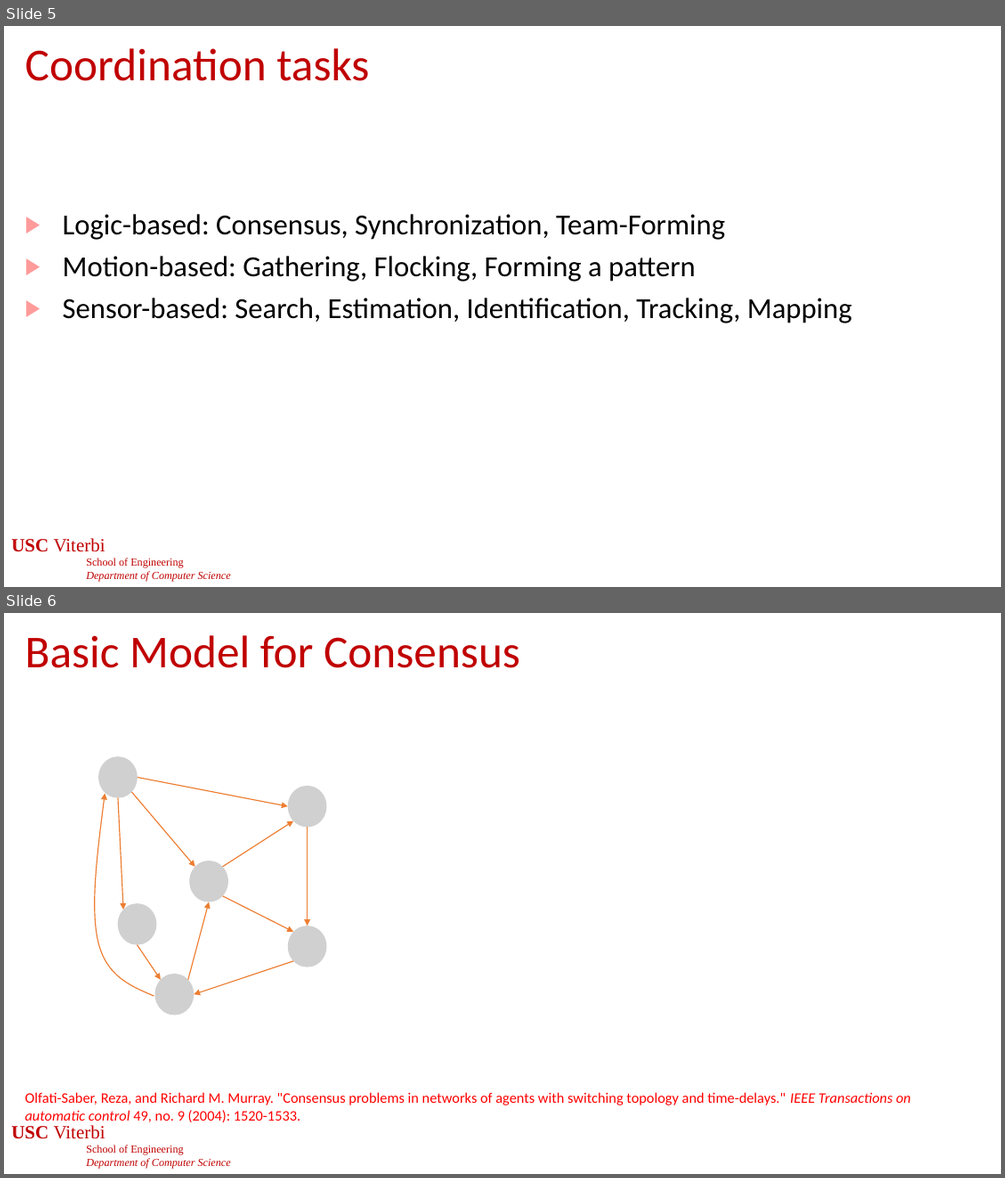
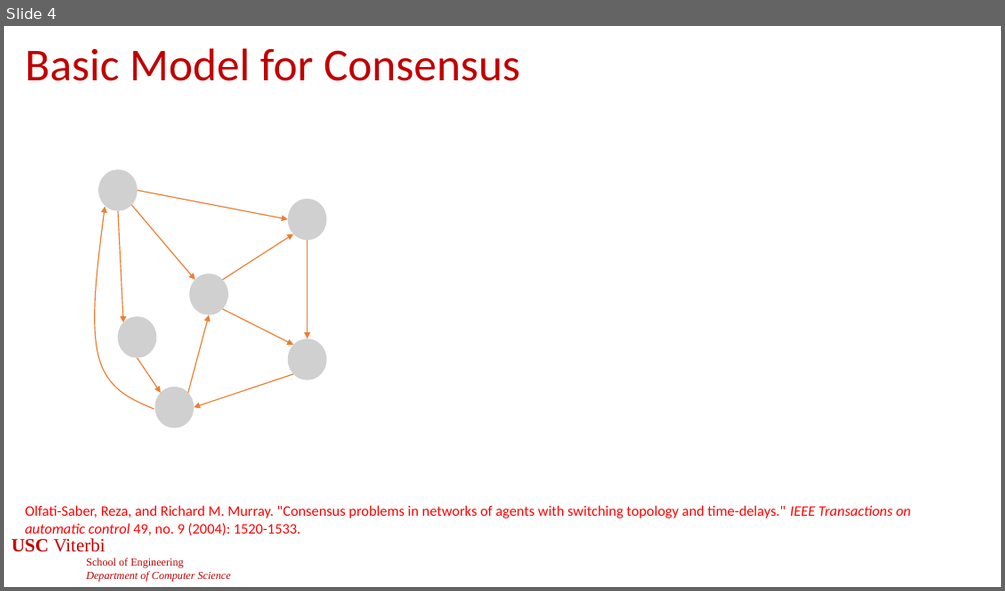
Before and after one commit to jdeshmukh/jdeshmukh.github.io, a slide deck: teaching/cs513-autocps-fall-2025/slides/MultiAgent.pptx. Shown one above the other, each under a label of ours: slides 5 and 6 before the commit, slide 4 after it. The pictures are 1005x1178 and 1005x591 pixels, drawn with LibreOffice and Linux fonts; fonts in the diff are those of the drawing; grey boxes stand for pictures; background and template pictures are left out. Boxes give left, top, right and bottom in pixels: in the first picture for what was removed or moved away, otherwise in the second. Text is boxed around its words. In the diff, an @@ line names an element or a change of style, - is before the commit and + after.

```diff
--- a/teaching/cs513-autocps-fall-2025/slides/MultiAgent.pptx
+++ b/teaching/cs513-autocps-fall-2025/slides/MultiAgent.pptx
@@ slide 5 removed at (4,26,1001,587), background #FFFFFF; not listed: 1 template element that a slide beside it also shows @@
@@ title removed at (25,48,369,81) @@
-Coordination tasks
@@ text removed at (63,214,852,323) @@
-▶ Logic-based: Consensus, Synchronization, Team-Forming
-▶ Motion-based: Gathering, Flocking, Forming a pattern
-▶ Sensor-based: Search, Estimation, Identification, Tracking, Mapping
@@ what was slide 6 is now slide 4 @@
```
Also in this commit, not shown: 3 slides changed, 6 slides added, 1 other slide removed, 1 other file.
